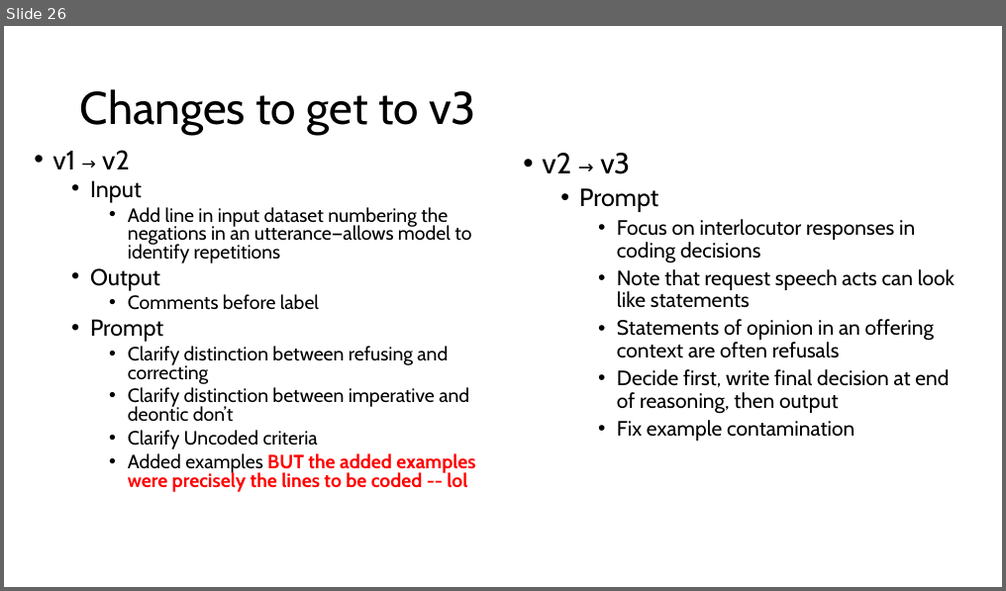
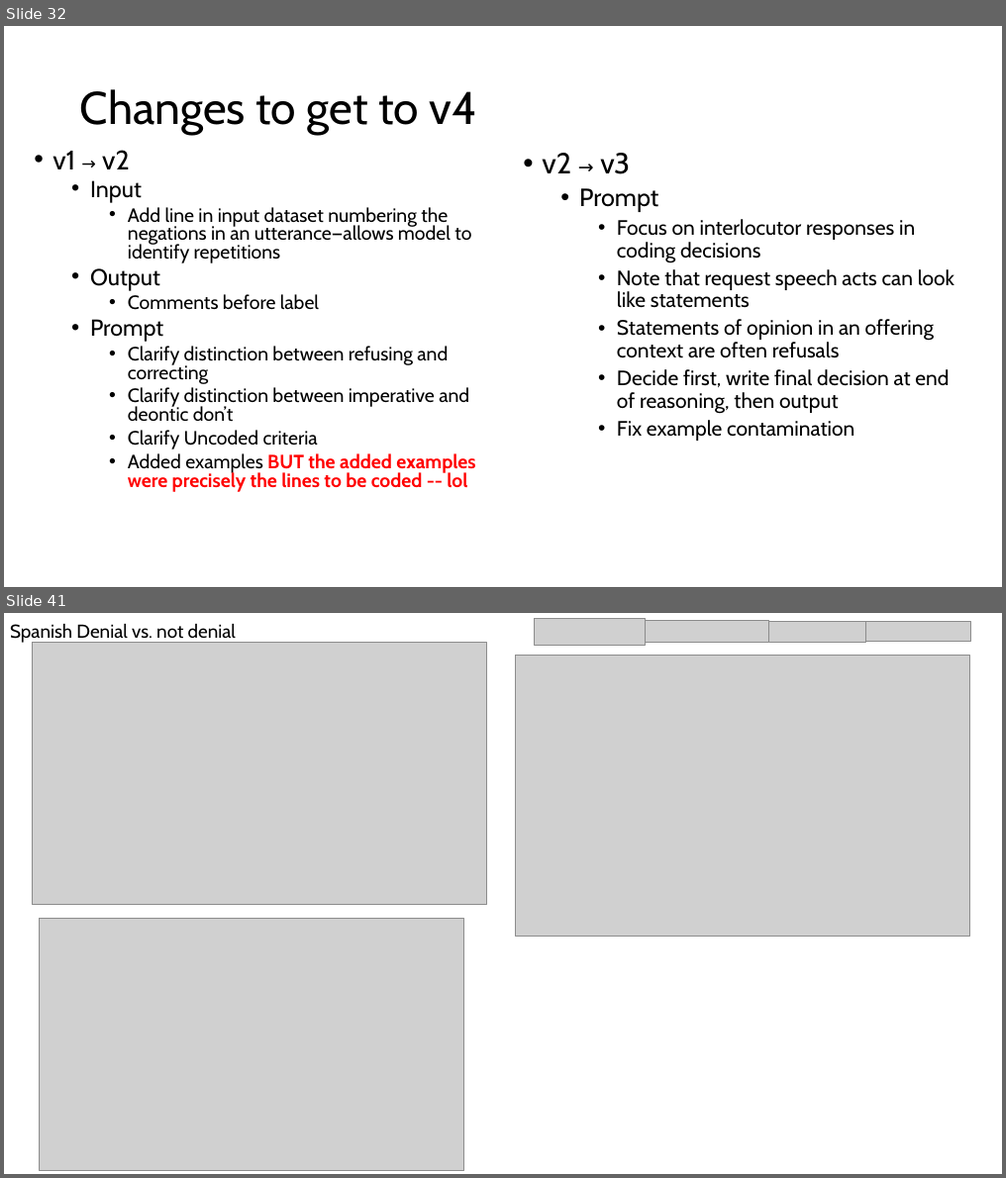
Before and after one commit to annikamh406/XLing-LLM_coding, a slide deck: Write up/2026-07-07_XLing-LLM-coding_lab-meeting.pptx. Shown one above the other, each under a label of ours: slide 26 before the commit, slides 32 and 41 after it; the slides between them are not shown. The pictures are 1006x591 and 1006x1178 pixels, drawn with LibreOffice and Linux fonts; fonts in the diff are those of the drawing; grey boxes stand for pictures. Boxes give left, top, right and bottom in pixels: in the first picture for what was removed or moved away, otherwise in the second. Text is boxed around its words. In the diff, an @@ line names an element or a change of style, - is before the commit and + after.

```diff
--- a/Write up/2026-07-07_XLing-LLM-coding_lab-meeting.pptx
+++ b/Write up/2026-07-07_XLing-LLM-coding_lab-meeting.pptx
@@ slide 41 added at [4, 613, 1002, 1174], background #FFFFFF @@
@@ text added at [10, 623, 236, 643], 18 pt, text #000000 @@
+Spanish Denial vs. not denial
@@ picture added at [32, 642, 487, 904] @@
@@ group added at [534, 618, 970, 645]: 4 pictures @@
@@ picture added at [515, 655, 969, 936] @@
@@ picture added at [40, 918, 463, 1170] @@
@@ what was slide 26 is now slide 32 @@
@@ slide 32 changed as well @@
@@ title at [80, 89, 477, 135]: text changed @@
-Changes to get to v3
+Changes to get to v4
```
Also in this commit, not shown: 6 other slides changed, 28 other slides added, 11 slides removed, 4 other files.
